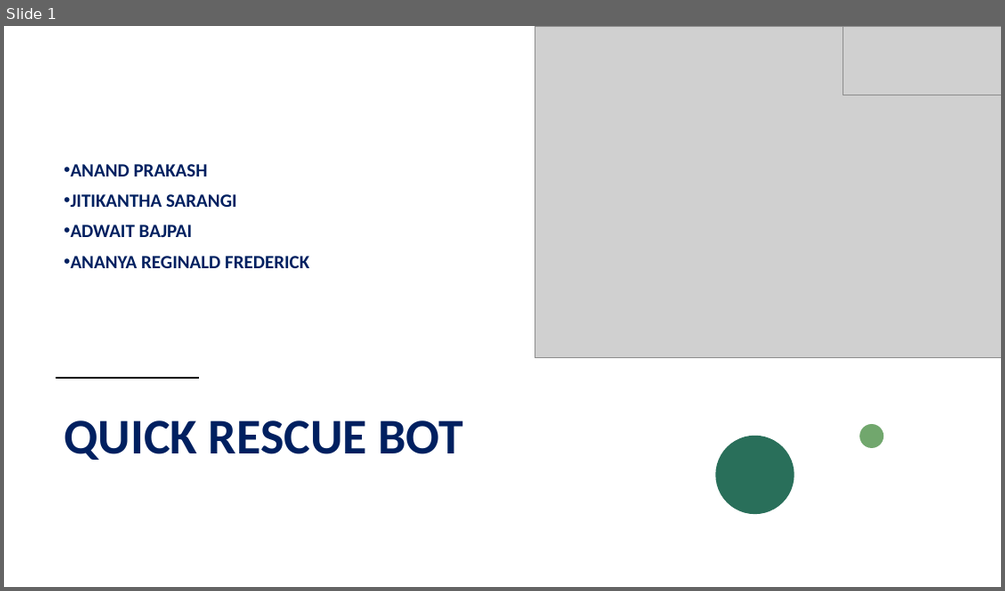
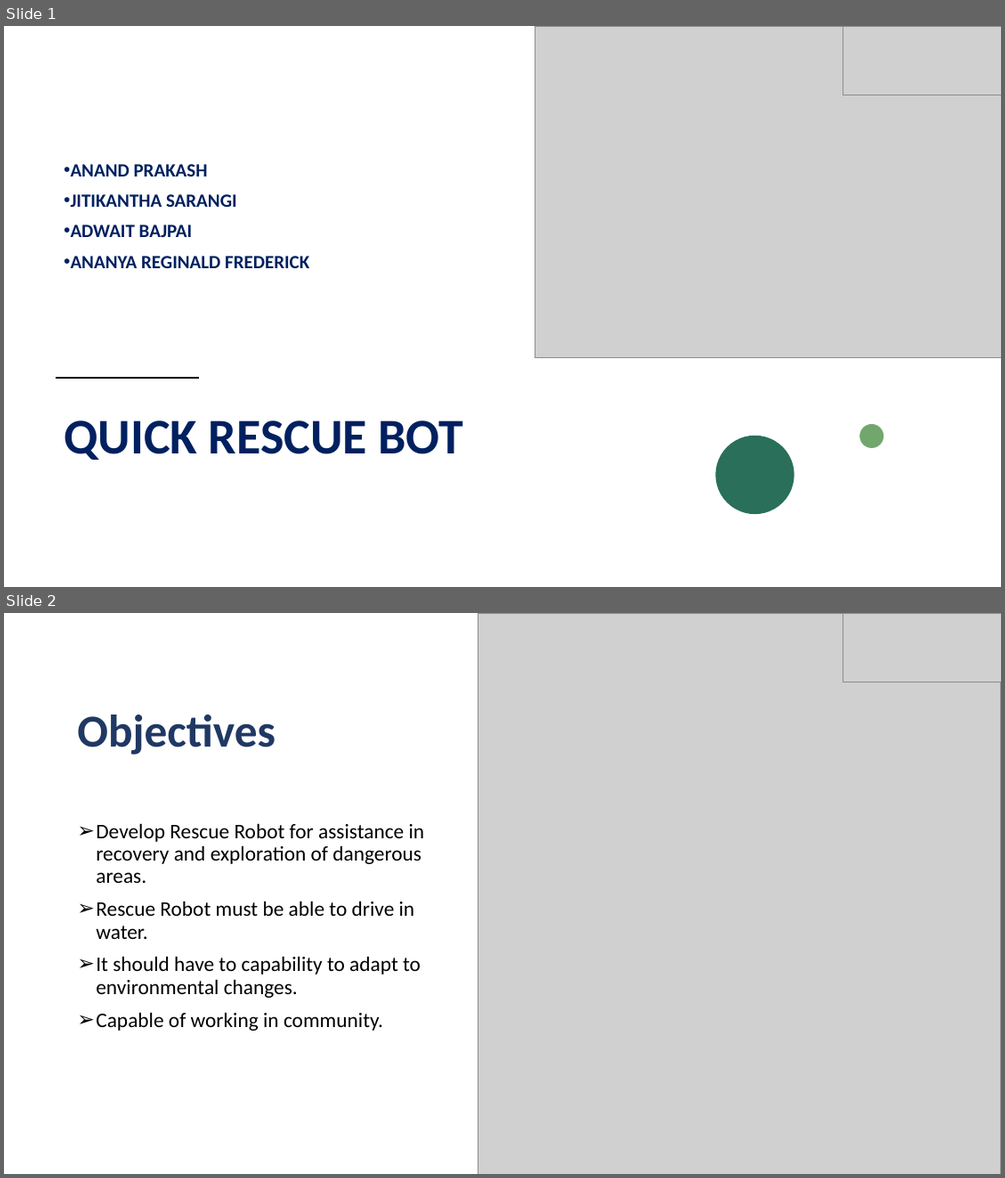
Before and after one commit to anand6105/MSE_QRBOT, a slide deck: docs/QUICK_RESCUE_BOT.pptx. Shown one above the other, each under a label of ours: slide 1 before the commit, slides 1 and 2 after it. The pictures are 1005x591 and 1005x1178 pixels, drawn with LibreOffice and Linux fonts; fonts in the diff are those of the drawing; grey boxes stand for pictures; background and template pictures are left out. Boxes give left, top, right and bottom in pixels: in the first picture for what was removed or moved away, otherwise in the second. Text is boxed around its words. In the diff, an @@ line names an element or a change of style, - is before the commit and + after.

```diff
--- a/docs/QUICK_RESCUE_BOT.pptx
+++ b/docs/QUICK_RESCUE_BOT.pptx
@@ slide 2 added at bbox=[4, 613, 1001, 1174], background picture (left out) @@
@@ picture added at bbox=[478, 613, 1001, 1174] @@
@@ picture added at bbox=[843, 613, 1001, 682] @@
@@ title added at bbox=[77, 714, 275, 755], 44 pt, text #203864, bold @@
+Objectives
@@ text added at bbox=[96, 823, 425, 1030], 20 pt, text #000000 @@
+➢ Develop Rescue Robot for assistance in recovery and exploration of dangerous areas.
+➢ Rescue Robot must be able to drive in water.
+➢ It should have to capability to adapt to environmental changes.
+➢ Capable of working in community.
```
Also in this commit, not shown: 17 slides changed, 7 other slides added, 2 slides removed.
